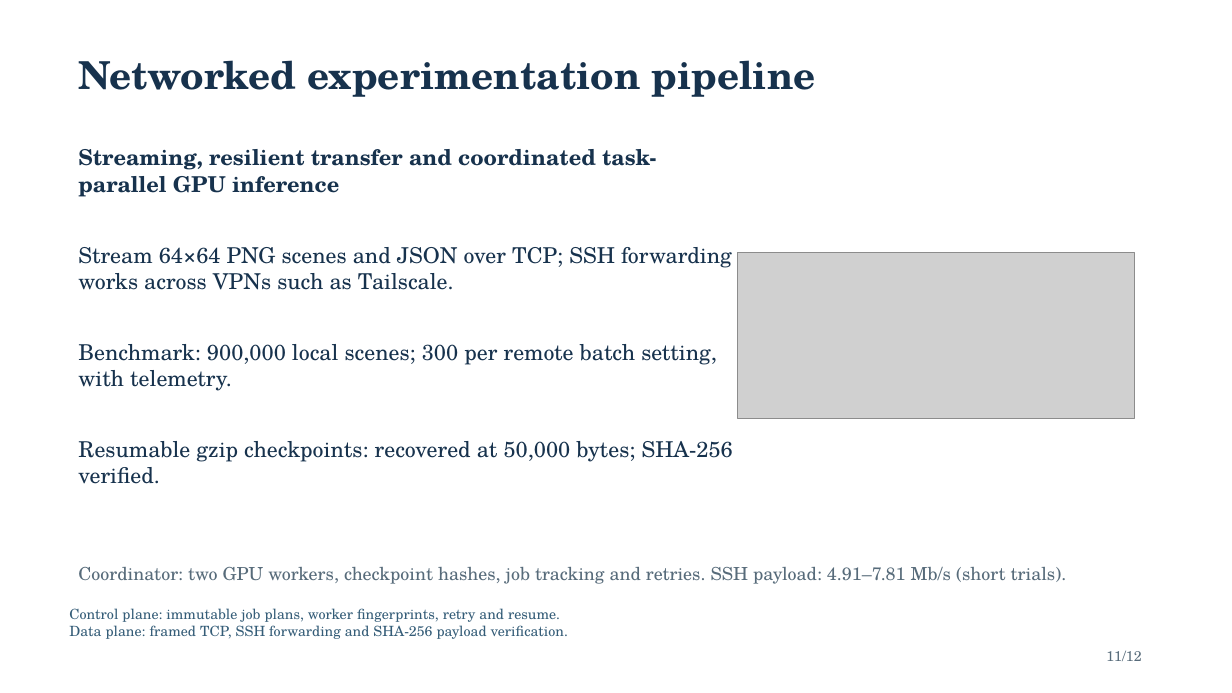
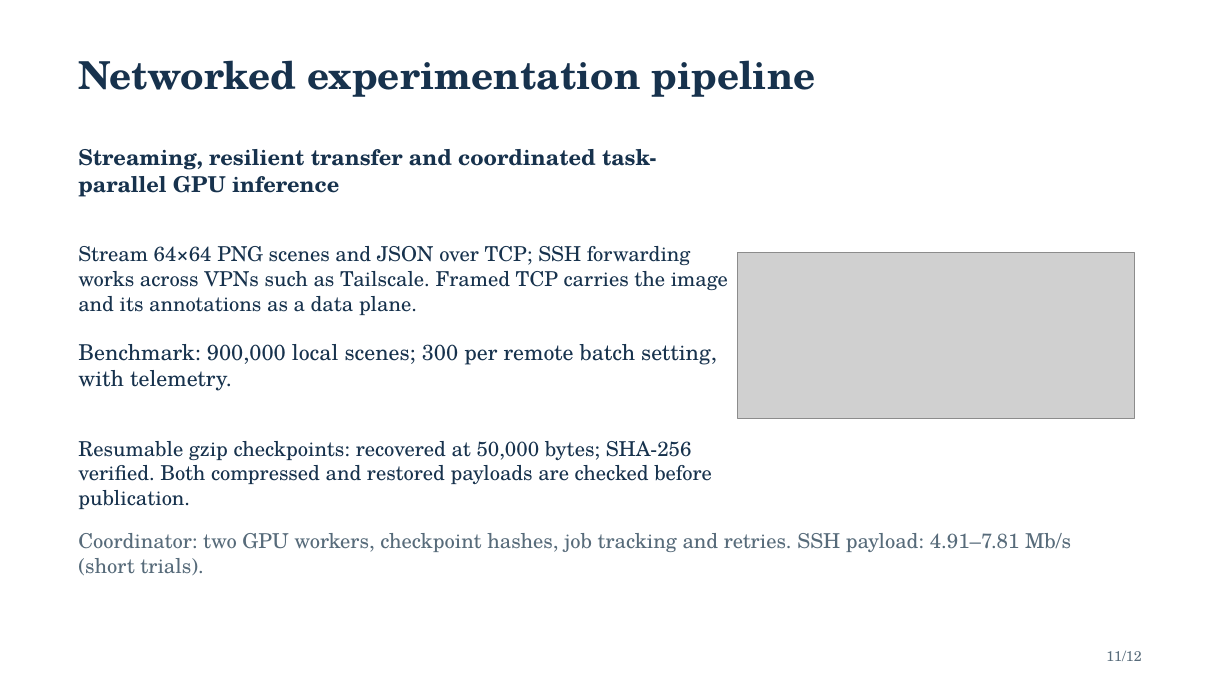
Before and after one commit to Space-Dev0/muadib, a slide deck: slide 11 of presentation/powerpoint/submission-final.pptx. Drawn at 1232x693 pixels with LibreOffice and Linux fonts; fonts in the diff are those of the drawing; grey boxes stand for pictures. Boxes give left, top, right and bottom in pixels: in the first picture for what was removed or moved away, otherwise in the second. Text is boxed around its words. In the diff, an @@ line names an element or a change of style, - is before the commit and + after.

```diff
--- a/presentation/powerpoint/submission-final.pptx
+++ b/presentation/powerpoint/submission-final.pptx
@@ text at [78, 246, 728, 315]: text changed; size 17 to 16 pt @@
-Stream 64×64 PNG scenes and JSON over TCP; SSH forwarding works across VPNs such as Tailscale.
+Stream 64×64 PNG scenes and JSON over TCP; SSH forwarding works across VPNs such as Tailscale. Framed TCP carries the image and its annotations as a data plane.
@@ text at [78, 441, 712, 509]: text changed; size 17 to 16 pt @@
-Resumable gzip checkpoints: recovered at 50,000 bytes; SHA-256 verified.
+Resumable gzip checkpoints: recovered at 50,000 bytes; SHA-256 verified. Both compressed and restored payloads are checked before publication.
@@ text "Coordinator: two GPU workers, checkpoint ...": place and size @@
-text "Coordinator: two GPU workers, checkpoint ..." at [78, 567, 1067, 584]
+text "Coordinator: two GPU workers, checkpoint ..." at [78, 533, 1071, 575]
@@ text "Coordinator: two GPU workers, checkpoint ..." at [78, 533, 1071, 575]: size 14 to 16 pt @@
@@ text removed at [69, 608, 568, 639] @@
-Control plane: immutable job plans, worker fingerprints, retry and resume.
-Data plane: framed TCP, SSH forwarding and SHA-256 payload verification.
```
Also in this commit, not shown: 11 other slides changed, 2 other files.
